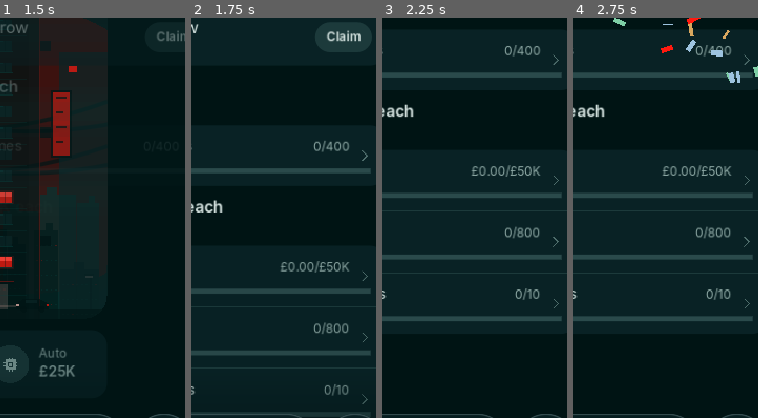
Above: before the commit, frames 1-4 (left to right).
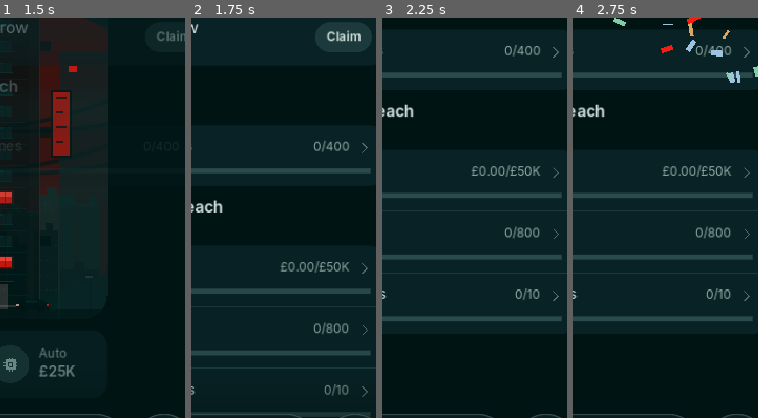
Above: after the commit, the same moments.

Repository: ytjustjosh17-cpu/MCG
Game: Godot game, scene res://scenes/main.tscn
Two runs of this game, one before a commit and one after it. Both use one fixed random seed, a clock stepped at 60 frames per second and the inputs below.
Inputs (mouse positions are % of the whole screen's width and height, from its top left):
- Up to frame 1 (1.5 s): click "Skip" at 0.5 s; click (10, 3) at 1.25 s
- Up to frame 2 (1.75 s): no input
- Up to frame 3 (2.25 s): click (50, 44) at 2.02 s
- Up to frame 4 (2.75 s): no input
The pictures show only the part of the screen within x 44-94%, y 42-92%; the shares and areas given below are measured in that part.

Frame 1 is identical in both runs. In frame 2, 0.2% of the frame differs, in the area x 92-96%, y 31-97%; in frame 3, 0.1%; in frame 4, 0.1%.

Commit message:
Layout pass: crypto tab no wider than the others; rebirth map rounded, zoom buttons beside it (legend line upright, a column sideways), start zoom fits a short map; news moves line up; goal and rivals chevrons level with their text; chart skips empty samples; Profile money colours stand apart
Co-Authored-By: Claude Opus 5.5 <noreply@anthropic.com>
Claude-Session: https://claude.ai/code/session_01G43aEuqkjUy83khniNYyKE

Diff:
--- a/game/scripts/goals_page.gd
+++ b/game/scripts/goals_page.gd
@@ -194,7 +194,7 @@
 			cnt.position = Vector2(right - cw, 17 if done else 14)
 			l.size = Vector2(maxf(0.0, right - cw - 12 - 52), 22)
 			if chev:
-				chev.position = Vector2(size.x - 14 - 16, (size.y - 16.0) * 0.5)
+				chev.position = Vector2(size.x - 14 - 16, 16.0)   # level with the count, not between the title and the bar
 			queue_redraw())
 
 	static func _n(v: float, money: bool) -> String:
--- a/game/scripts/invest_page.gd
+++ b/game/scripts/invest_page.gd
@@ -702,6 +702,7 @@
 	_mine_title.text_overrun_behavior = TextServer.OVERRUN_TRIM_ELLIPSIS
 	tv.add_child(_mine_title)
 	_mine_sub = UI.label("", 13, UI.SUB)
+	_mine_sub.autowrap_mode = TextServer.AUTOWRAP_WORD_SMART   # wraps rather than widening the whole page
 	tv.add_child(_mine_sub)
 	var chg := Kit.drop_pill("Change")
 	chg.size_flags_vertical = Control.SIZE_SHRINK_CENTER
--- a/game/scripts/news_page.gd
+++ b/game/scripts/news_page.gd
@@ -52,7 +52,7 @@
 		var item: Dictionary = shown[i]
 		var target := String(item.get("sym", ""))
 		var opens := not Game._stock(target).is_empty() or not Game._coin(target).is_empty()
-		var r := news_row(item, opens)
+		var r := news_row(item, opens, true)
 		r.pressed.connect(func():
 			var k := "share" if not Game._stock(target).is_empty() else ("coin" if not Game._coin(target).is_empty() else "")
 			if k != "":
@@ -72,7 +72,7 @@
 	return "%dd" % int(s / 86400.0)
 
 
-static func news_row(item: Dictionary, chevron: bool) -> Row:
+static func news_row(item: Dictionary, chevron: bool, keep_gap := false) -> Row:
 	## Headline (wraps), ticker and age under it; the move on the right, level
 	## with the headline's first line, with an arrow so colour isn't the only signal.
 	var pct := float(item.get("pct", 0.0))
@@ -92,4 +92,10 @@
 		# Read-only row: no press highlight.
 		r.disabled = true
 		r.add_theme_stylebox_override("disabled", StyleBoxEmpty.new())
+		if keep_gap:
+			# Where other rows have a chevron, leave its room so the moves line up.
+			var gap := Control.new()
+			gap.custom_minimum_size = Vector2(16, 0)
+			gap.mouse_filter = Control.MOUSE_FILTER_IGNORE
+			r._h.add_child(gap)
 	return r
--- a/game/scripts/price_chart.gd
+++ b/game/scripts/price_chart.gd
@@ -33,7 +33,7 @@
 
 
 func values() -> Array:
-	var h: Array = Game.series(sym, range_name).duplicate()
+	var h: Array = Game.series(sym, range_name).filter(func(v): return float(v) > 0.0)   # a missing (0) sample would draw a spike from the floor
 	if range_name == "1H" and h.size() > 61:
 		h = h.slice(h.size() - 61)
 	if Game.price(sym) > 0.0:
--- a/game/scripts/profile_page.gd
+++ b/game/scripts/profile_page.gd
@@ -302,7 +302,7 @@
 
 class MoneyBar extends Control:
 	## One bar split by where your money is.
-	const COLS := [UI.TEXT, UI.SUB, UI.HAZE, UI.DIM, UI.FLASH, UI.TRACK]
+	const COLS := [UI.TEXT, UI.SUB, UI.GOLD, UI.FLASH, UI.DIM, UI.TRACK]   # six that stand apart on a card (shares were near-invisible teal)
 	var parts: Array = []
 
 	func _init() -> void:
--- a/game/scripts/rebirth_page.gd
+++ b/game/scripts/rebirth_page.gd
@@ -12,6 +12,7 @@
 var _key: Control
 var _split: HBoxContainer   # landscape: hero on the left, the map on the right
 var _left: VBoxContainer
+var _side: VBoxContainer     # landscape: the zoom buttons in a column beside the map
 
 
 func _init() -> void:
@@ -47,13 +48,18 @@
 	_go.pressed.connect(_confirm)
 	Kit.press_fx(_go)
 	v.add_child(_go)
+	# Legend on the left, and (upright) the zoom buttons on the right of the
+	# same line, so they never sit on top of the map's nodes.
+	var key_row := HBoxContainer.new()
 	var key := Legend.new()
-	body.add_child(key)
+	key.size_flags_horizontal = Control.SIZE_EXPAND_FILL
+	key_row.add_child(key)
+	body.add_child(key_row)
 	_view = TreeView.new()
 	_view.node_tapped.connect(_on_node)
 	body.add_child(_view)
 	_top_panel = top.get_parent()
-	_key = key
+	_key = key_row
 	_split = HBoxContainer.new()
 	_split.add_theme_constant_override("separation", 16)
 	_split.size_flags_vertical = Control.SIZE_EXPAND_FILL
@@ -61,6 +67,8 @@
 	_left.add_theme_constant_override("separation", 12)
 	_left.custom_minimum_size.x = 280.0
 	_split.add_child(_left)
+	_side = VBoxContainer.new()
+	_side.alignment = BoxContainer.ALIGNMENT_CENTER
 	Kit.layout_changed.connect(func(_l: bool): _arrange())
 
 
@@ -85,6 +93,7 @@
 		_view.get_parent().remove_child(_view)
 		_view.size_flags_horizontal = Control.SIZE_EXPAND_FILL
 		_split.add_child(_view)
+		_split.add_child(_side)
 		body.add_child(_split)
 	elif not land and _split.get_parent() != null:
 		body.remove_child(_split)
@@ -93,7 +102,9 @@
 				_left.remove_child(n)
 				body.add_child(n)
 		_split.remove_child(_view)
+		_split.remove_child(_side)
 		body.add_child(_view)
+	_view.dock_buttons(_side if land else _key)   # never on top of the map
 	_fit_map.call_deferred()
 
 
@@ -203,6 +214,7 @@
 	const ZMIN := 0.35
 	const ZMAX := 1.6
 	var zoom := 0.62
+	var home_zoom := 0.62   # the starting zoom: smaller on a short (sideways) map so names have room
 	var pan := Vector2.ZERO          # screen offset of the centre from the view middle
 	var _press := false
 	var _press_pos := Vector2.ZERO
@@ -211,35 +223,30 @@
 	var _pinch_d := 0.0
 	var _flash_id := ""
 	var _flash_t := 0.0
-	var _btns: HBoxContainer         # +, - and re-centre: taps there never reach the map
+	var _btns: BoxContainer          # +, - and re-centre: taps there never reach the map
 
 	func _init() -> void:
 		custom_minimum_size = Vector2(0, 420)
 		clip_contents = true
 		mouse_filter = Control.MOUSE_FILTER_STOP
-		# Zoom and centre buttons, 48 px, in a low row at the bottom right
-		# (thumb side), see-through so nodes behind them still show.
-		var col := HBoxContainer.new()
+		# Zoom and centre buttons, 40 px: upright they sit on the legend's
+		# line, sideways in a column beside the map (dock_buttons). Never on
+		# the map, where they hid nodes.
+		var col := BoxContainer.new()
 		_btns = col
-		col.add_theme_constant_override("separation", 8)
-		col.set_anchors_and_offsets_preset(Control.PRESET_BOTTOM_RIGHT)
-		col.grow_horizontal = Control.GROW_DIRECTION_BEGIN
-		col.grow_vertical = Control.GROW_DIRECTION_BEGIN
-		col.offset_right = -8
-		col.offset_bottom = -8
-		add_child(col)
+		col.add_theme_constant_override("separation", 6)
 		for spec in [["+", 1.25], ["-", 0.8], ["o", 0.0]]:
-			var b := UI.pill("" if spec[0] == "o" else String(spec[0]), Color(UI.RAISED, 0.72), UI.TEXT, 20, 0)
-			b.custom_minimum_size = Vector2(48, 48)
+			var b := UI.pill("" if spec[0] == "o" else String(spec[0]), UI.RAISED, UI.TEXT, 20, 14)
+			b.custom_minimum_size = Vector2(40, 40)
 			var f: float = spec[1]
 			if spec[0] == "o":
 				var ic := Icon.new("home", UI.TEXT, 22.0)
-				ic.position = Vector2(13, 13)
+				ic.position = Vector2(9, 9)
 				b.add_child(ic)
 			b.pressed.connect(func():
 				Kit.haptic("selection")
 				if f == 0.0:
-					_glide_to(Vector2.ZERO, 0.62)
+					_glide_to(Vector2.ZERO, home_zoom)
 				else:
 					_glide_to(pan * (clampf(zoom * f, ZMIN, ZMAX) / zoom), clampf(zoom * f, ZMIN, ZMAX)))
 			col.add_child(b)
@@ -250,9 +257,33 @@
 		for b in _btns.get_children():
 			(b as Control).mouse_filter = Control.MOUSE_FILTER_STOP
 
+	func _notification(what: int) -> void:
+		if what == NOTIFICATION_RESIZED and size.y > 0.0:
+			var hz := clampf(minf(size.x, size.y) / 365.0 * 0.62, 0.45, 0.62)
+			if is_equal_approx(zoom, home_zoom):
+				zoom = hz   # still at the start view: follow the new size
+			home_zoom = hz
+			queue_redraw()
+
 	func _on_buttons(p: Vector2) -> bool:
 		## True for a point on the zoom and centre buttons (with a few pixels spare).
-		return _btns != null and _btns.get_rect().grow(4.0).has_point(p)
+		return _btns != null and _btns.get_parent() == self and _btns.get_rect().grow(4.0).has_point(p)
+
+	func dock_buttons(row: Control) -> void:
+		## Moves the buttons onto `row`: the legend's line upright, the column beside the map sideways.
+		if _btns == null:
+			return
+		if row == null or _btns.get_parent() == row:
+			return
+		if _btns.get_parent() != null:
+			_btns.get_parent().remove_child(_btns)
+		row.add_child(_btns)
+		_place_btns()
+		queue_redraw()
+
+	func _place_btns() -> void:
+		_btns.vertical = _btns.get_parent() is VBoxContainer
+		_btns.size_flags_vertical = Control.SIZE_SHRINK_CENTER
 
 	func flash(id: String) -> void:
 		_flash_id = id
@@ -446,13 +477,29 @@
 			if id == _flash_id and _flash_t > 0.0:
 				draw_arc(p, r + 4.0 + (1.0 - _flash_t) * 18.0, 0.0, TAU, 40, Color(UI.RED, _flash_t), 3.0, true)
 		_draw_labels(ns)
+		_round_corners(16.0)
+
+	func _round_corners(r: float) -> void:
+		## Masks the four corners with the page colour, so the map reads as a
+		## rounded card like every other one (nodes slide under the curve).
+		for k in 4:
+			var corner := Vector2(0.0 if k % 3 == 0 else size.x, 0.0 if k < 2 else size.y)
+			var inward := Vector2(1.0 if corner.x == 0.0 else -1.0, 1.0 if corner.y == 0.0 else -1.0)
+			var c := corner + inward * r
+			var pts := PackedVector2Array([corner])
+			var a0 := atan2(-inward.y, 0.0)
+			var steps := 8
+			for i in steps + 1:
+				var ang := a0 + (PI / 2.0) * float(i) / float(steps) * (1.0 if inward.x * inward.y < 0.0 else -1.0)
+				pts.append(c + Vector2(cos(ang), sin(ang)) * r)
+			draw_colored_polygon(pts, UI.BG)
 
 	func _draw_labels(ns: Array) -> void:
 		## Each branch name sits right beside its own trunk (never between two
 		## branches), on whichever side has more room.
 		var f: Font = UI.SEMI
 		var fs := 12
-		var keep_out := _btns.get_rect().grow(8.0) if _btns else Rect2()
+		var keep_out := _btns.get_rect().grow(8.0) if _btns and _btns.get_parent() == self else Rect2()
 		for br in RebirthTree.BRANCHES:
 			var txt := String(br[1]).to_upper()
 			var tw := f.get_string_size(txt, HORIZONTAL_ALIGNMENT_LEFT, -1, fs).x
@@ -516,10 +563,17 @@
 class Legend extends Control:
 	## One line above the map: what the three node looks mean.
 	const ITEMS := [["Owned", 2], ["Can buy", 1], ["Locked", -1]]
+	const GAP := 14.0
 
 	func _init() -> void:
-		custom_minimum_size = Vector2(0, 28)
+		custom_minimum_size = Vector2(_width(), 28)   # so the zoom buttons beside it never cover "Locked"
 		mouse_filter = Control.MOUSE_FILTER_IGNORE
+
+	static func _width() -> float:
+		var x := 10.0
+		for it in ITEMS:
+			x += 13.0 + UI.REG.get_string_size(String(it[0]), HORIZONTAL_ALIGNMENT_LEFT, -1, 13).x + GAP
+		return x - GAP
 
 	func _draw() -> void:
 		var f: Font = UI.REG
@@ -534,4 +588,4 @@
 			draw_circle(c, 6.0, UI.TEXT if st == 2 else (UI.RAISED if st == 1 else UI.WINDOW))
 			draw_arc(c, 6.0, 0.0, TAU, 24, UI.TEXT if st >= 1 else UI.TRACK, 1.5, true)
 			draw_string(f, Vector2(cx + 13.0, cy + 5.0), String(it[0]), HORIZONTAL_ALIGNMENT_LEFT, -1, fs, UI.SUB)
-			cx += 13.0 + f.get_string_size(String(it[0]), HORIZONTAL_ALIGNMENT_LEFT, -1, fs).x + 22.0
+			cx += 13.0 + f.get_string_size(String(it[0]), HORIZONTAL_ALIGNMENT_LEFT, -1, fs).x + GAP
--- a/game/scripts/rivals_page.gd
+++ b/game/scripts/rivals_page.gd
@@ -183,7 +183,7 @@
 	holder.size_flags_vertical = Control.SIZE_SHRINK_CENTER
 	holder.mouse_filter = Control.MOUSE_FILTER_IGNORE
 	holder.add_child(chev)
-	t.value_l.get_parent().get_parent().add_child(holder)
+	t._h.add_child(holder)   # in the row itself, so it centres on the text (not under an empty value line)
 	return t
 
 
